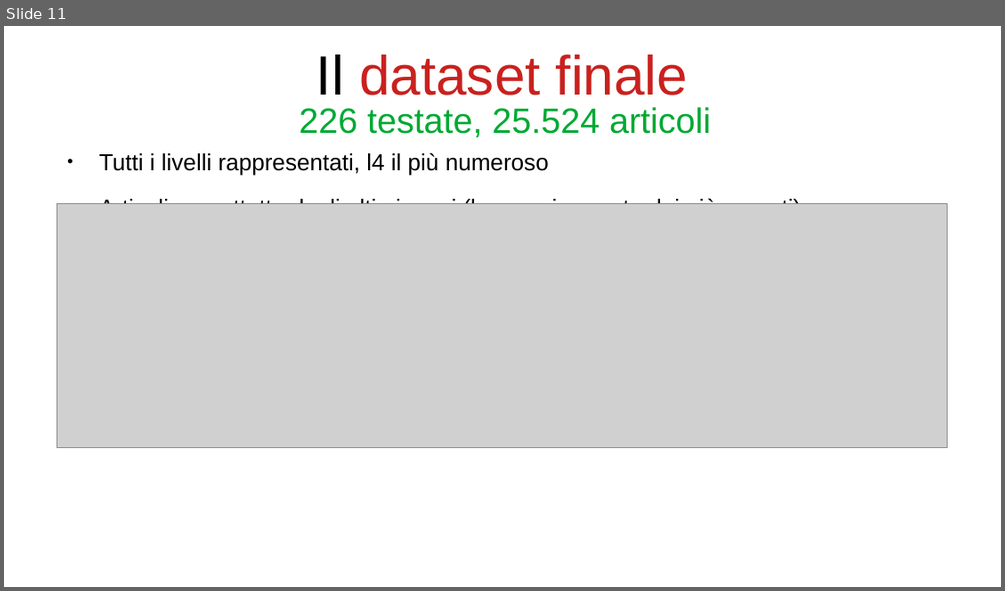
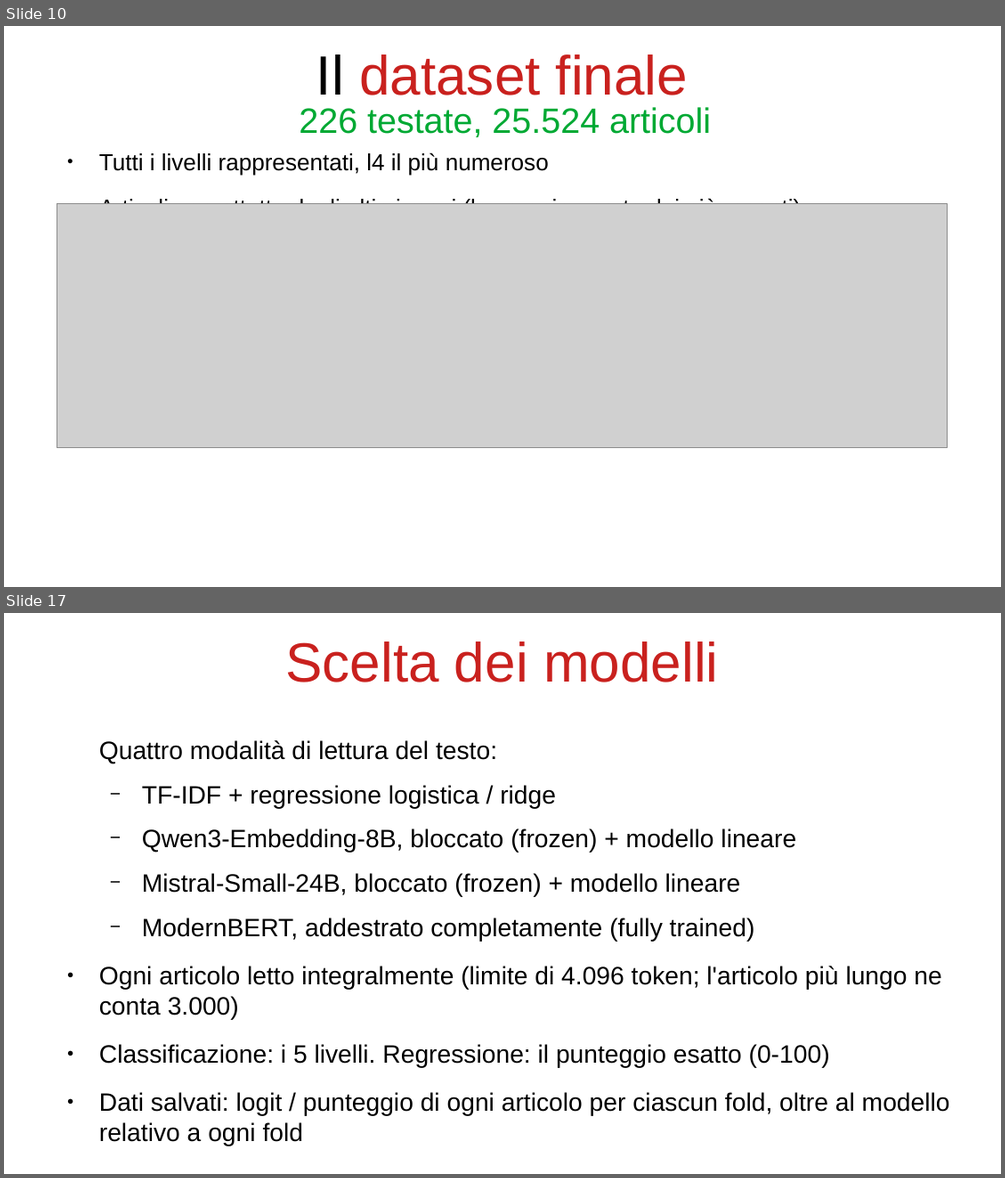
Before and after one commit to bianchi-john/PublisherClassification, a slide deck: Presentazioni/Stato finale/FinalState.odp. Shown one above the other, each under a label of ours: slide 11 before the commit, slides 10 and 17 after it; the slides between them are not shown. The pictures are 1005x591 and 1005x1178 pixels, drawn with LibreOffice and Linux fonts; fonts in the diff are those of the drawing; grey boxes stand for pictures. Boxes give left, top, right and bottom in pixels: in the first picture for what was removed or moved away, otherwise in the second. Text is boxed around its words. In the diff, an @@ line names an element or a change of style, - is before the commit and + after.

```diff
--- a/Presentazioni/Stato finale/FinalState.odp
+++ b/Presentazioni/Stato finale/FinalState.odp
@@ slide 17 added at (x1=4, y1=613, x2=1001, y2=1174), background #FFFFFF @@
@@ title added at (x1=285, y1=641, x2=719, y2=682), 44 pt, text #C9211E @@
+Scelta dei modelli
@@ text added at (x1=99, y1=740, x2=950, y2=1146), 20 pt, text #000000 @@
+Quattro modalità di lettura del testo:
+  − TF-IDF + regressione logistica / ridge
+  − Qwen3-Embedding-8B, bloccato (frozen) + modello lineare
+  − Mistral-Small-24B, bloccato (frozen) + modello lineare
+  − ModernBERT, addestrato completamente (fully trained)
+● Ogni articolo letto integralmente (limite di 4.096 token; l'articolo più lungo ne conta 3.000)
+● Classificazione: i 5 livelli. Regressione: il punteggio esatto (0-100)
+● Dati salvati: logit / punteggio di ogni articolo per ciascun fold, oltre al modello relativo a ogni fold
@@ what was slide 11 is now slide 10 @@
```
Also in this commit, not shown: 5 slides changed, 36 other slides added, 7 slides removed, 38 other files.
